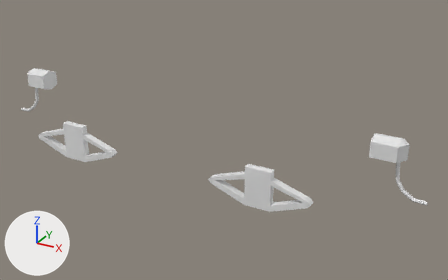
Renders of the Blender file assets/TrainTemplate.blend from each side of a commit.
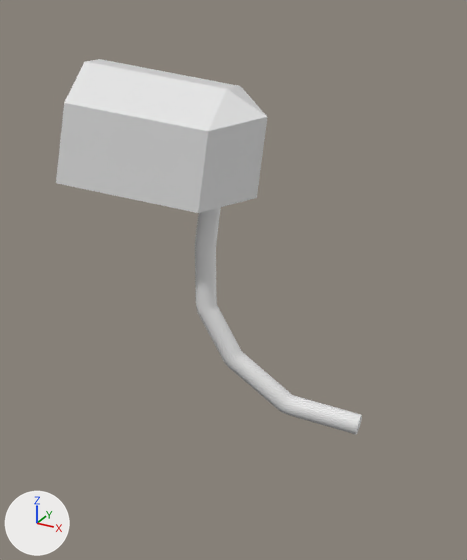
The first picture shows the older version from a 50 mm lens placed at (4.47, -7.13, 2.44), pointed at (0.58, -0.05, -1.1). The close-ups show both versions on the part from 80% to 100% of the width and 44% to 82% of the height of that picture; other places that the commit changed are outside them. The lights are fixed; the arrows at lower left show +X, +Y and +Z.

Before the edit, the objects in view are built like this:
```python
me_cube_008 = bpy.data.meshes.new('Cube.008')
me_cube_008.from_pydata(...)  # 14 vertices, 14 faces; spans x -0.38..0.5, y -0.5..0.5, z -0.4..0.22
cu_nurbspath_001 = bpy.data.curves.new('NurbsPath.001', 'CURVE')
cu_nurbspath_001.dimensions = '3D'
_sp = cu_nurbspath_001.splines.new('NURBS'); _sp.points.add(5)
_sp.points.foreach_set('co', [0.0, 0.0, 0.0, 1.0, 0.0, 0.0, -0.2, 1.0, -0.02, 0.0, -0.36, 1.0, -0.1, 0.0, -0.48, 1.0, -0.24, 0.0, -0.57, 1.0, -0.41, 0.0, -0.58, 1.0])
_sp.order_u = 2
_sp.order_v = 0
_sp.use_endpoint_u = True
cu_nurbspath_001.use_path = True
cu_nurbspath_001.bevel_resolution = 3
cu_nurbspath_001.bevel_depth = 0.025
cu_nurbspath_001.fill_mode = 'FULL'
cu_nurbspath_001.use_fill_caps = True
ob_endconnectorholderr = bpy.data.objects.new('EndConnectorHolderR', me_cube_008)
ob_endconnectorholderr.location = (2.935, 0.0, -0.7)
ob_endconnectorholderr.rotation_euler = (0.0, 0.0, 3.142)  # degrees (0, 0, 180)
ob_endconnectorholderr.scale = (0.5, 0.3, 0.5)
ob_endconnectorr = bpy.data.objects.new('EndConnectorR', cu_nurbspath_001)
ob_endconnectorr.location = (3.02, 0.0, -0.8)
ob_endconnectorr.rotation_euler = (0.0, 0.0, 3.142)  # degrees (0, 0, 180)
```
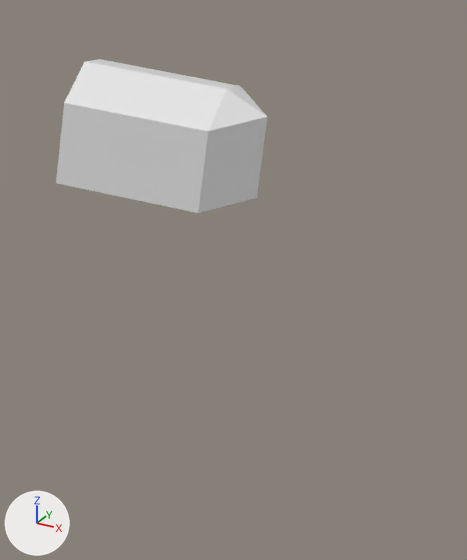
Pixel boxes (x1, y1, x2, y2) of what changed, in the close-ups (467 x 560 px):
'EndConnectorR', deleted: before (195, 207, 362, 435)

The edits, one by one:
Object 'EndConnectorR' (ob_endconnectorr) is deleted.
